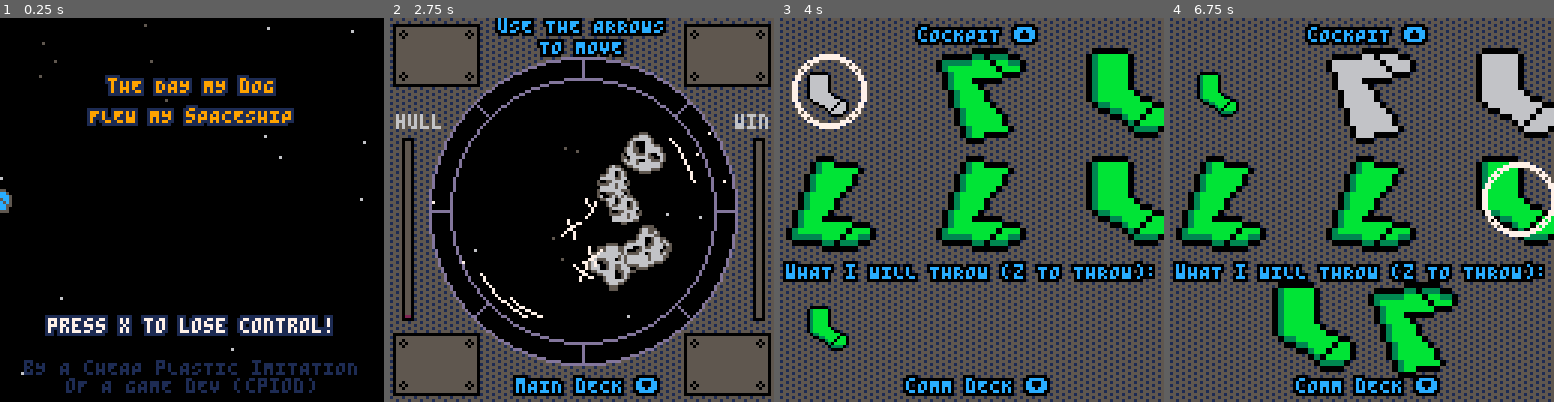
Above: before the commit, frames 1-4 (left to right).
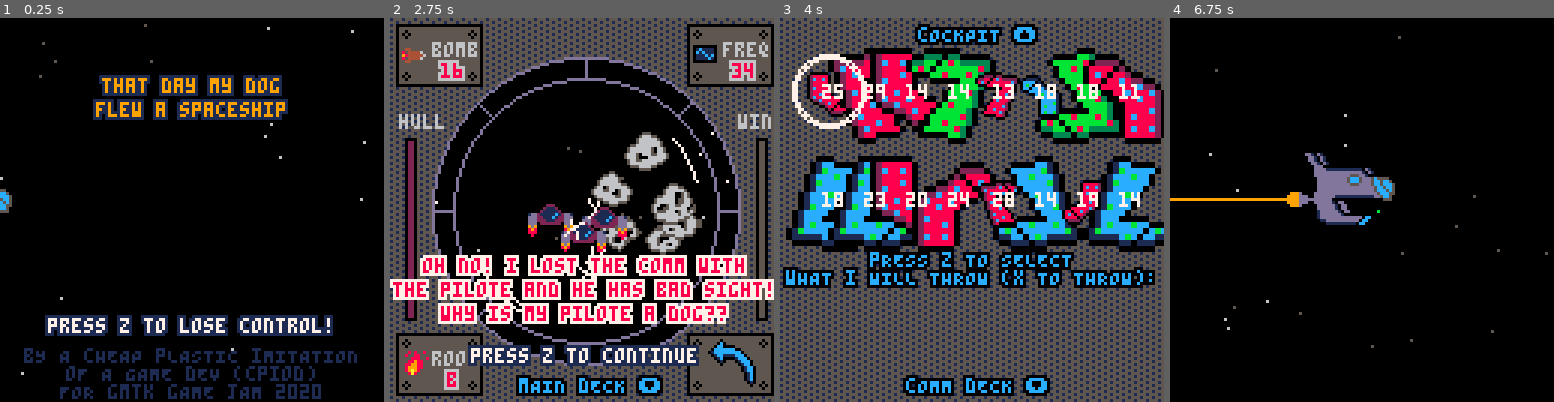
Above: after the commit, the same moments.

Repository: cpiod/that-day-my-dog-flew-a-spaceship
Game: PICO-8 cartridge gmtk.p8
The game is run twice, just before and just after one commit, with the same random seed, the same clock (stepped at 60 frames per second) and the same inputs.
Inputs:
- Up to frame 1 (0.25 s): no input
- Up to frame 2 (2.75 s): tap X (X key) at 0.33, 1.07, 1.85 s; tap O (Z key) at 0.7, 1.7, 2.1, 2.5 s; hold Right 1.6-2.1 s; hold Up 2.15-2.42 s; hold Right from 2.47 s (still down)
- Up to frame 3 (4 s): tap O (Z key) at 2.9, 3.3, 3.7 s; tap X (X key) at 2.97 s; release Right at 3.03 s; hold Left 3.08-3.58 s; hold Down 3.63-3.97 s
- Up to frame 4 (6.75 s): hold Right 4.02-4.68 s; tap X (X key) at 4.08, 5.2, 6.32 s; tap O (Z key) every 0.4 s from 4.1 to 6.5 s; hold Up 4.73-5.03 s; hold Left 5.08-5.68 s; hold Down 5.73-6.03 s; hold Right 6.08-6.58 s; hold Right from 6.63 s (still down)

The runs differ from the first frame. In frame 1, 8.2% of the frame differs, in the area x 6-93%, y 14-100%; in frame 2, 37%; in frame 3, 41%; in frame 4, 87%, in the area x 0-100%, y 0-100%.

Commit message:
Tweaks

Diff:
--- a/gmtk.p8
+++ b/gmtk.p8
@@ -1,14 +1,14 @@
 pico-8 cartridge // http://www.pico-8.com
 version 29
 __lua__
--- the day my dog got in charge
--- by a cheap plastic imitation of a game dev (cpiod)
+-- that day my dog flew a spaceship
+-- by cpiod
 -- submission to gmtk 2020
-t={1,1,2,2} --const
+
+-- const
+t={1,1,2,2}
 card={2,3}
-mem={{},{},nil,nil} -- the models
-flist={{1,0,0,0},{1,1,0,0},{1,1,0,0},{1,1,1,0},{1,1,1,0},{1,1,1,1}}
-nlist={6,8,8,12,12,16,16}
+flist={{1,1,1,1},{1,1,0,0},{1,1,0,0},{1,1,0,1},{1,1,0,1},{1,1,1,1}}
 
 function new_level()
 	lvl+=1
@@ -18,8 +18,10 @@
 	for i=1,4 do
 	 f[i]=f[i]==true or f[i]==1
 	end
-	n=nlist[lvl] -- todo
-	if(n==nil) n=nlist[#nlist]
+	n=6
+	if(f[2]) n+=2
+	if(f[3]) n+=4
+	if(f[4]) n+=4
 	o=gen_obj()
 	set,socks=gen_set(n)
 	assert(#set==n)
@@ -36,15 +38,21 @@
 end
 
 function _init()
-	hp=1
+ mem={{},{},nil,nil} -- the models
+	hp=60
 	win=0
+	cinem=0
 	bool=false -- cinem
 	stars={}
 	mstars={}
 	ast={}
 	shocks={}
+	shocksd={}
 	for i=1,4 do
 	 add_shock()
+	end
+	for i=1,4 do
+	 add_shock_dog()
 	end
 	expl={}
 	lvl=0
@@ -74,10 +82,16 @@
   -- animation title screen
   update_mstars()
   update_expl()
-  if(time()-t1>2) screen=10
- end
-
-	if screen==11 then
+  if(time()-t1>2) screen=10 cinem=1
+ end
+
+	if screen>=10 and screen<=12 and cinem!=0 and cinem!=4 then
+	 	if(btnp(🅾️)) cinem+=1
+	 	if(cinem==3) screen=11
+	 	if(cinem==6) screen=10
+ 	 if(cinem==8) cinem=0
+
+	elseif screen==11 then
 	-- selection screen
 	 -- movement
   if(btnp(⬅️)) sfx(12) curs=max(0,curs-2)
@@ -94,6 +108,7 @@
     screen=12
    end
   end
+  if(cinem==4) screen=11 -- don't change screen
   assert(curs>=0 and curs<n)
 
   -- selection
@@ -117,6 +132,7 @@
 
   -- confirm the selection
   if btnp(❎) and lsel==4 then
+   if(cinem==4) cinem=5
    screen=20
    for i=1,4 do
     sel[i]={sel[i],rnd(8)-4,rnd(16)-8,rnd()<.5,rnd()<.5}
@@ -124,14 +140,12 @@
    sfx(11)
    confirm_sel()
   end
-	end
-
-	if screen==10 then
+
+	elseif screen==10 then
 	 -- objective screen
 	 if(btnp(⬇️)) sfx(12) screen=11
-	end
-
-	if screen==12 then
+
+	elseif screen==12 then
 	 -- dog screen
 	 if(btnp(⬆️)) sfx(12) screen=11
 	end
@@ -140,7 +154,7 @@
 	 update_expl()
 	 update_mstars()
 	 -- game over / victory screen
-	 if(time()-t3>3 and (btnp(❎) or btnp(🅾️))) sfx(11) _init()
+	 if(time()-t3>4 and (btnp(❎) or btnp(🅾️))) sfx(11) _init()
 	end
 
 	-- animation update
@@ -166,6 +180,10 @@
    -- after screen 25
    if screen==26 then
     hp-=damage
+    for i=1,flr(damage/4) do
+     add_shock()
+     add_shock_dog()
+    end
     win+=win_pts
     if hp<=0 then
      screen=30 -- game over..
@@ -225,6 +243,8 @@
 -- regression learning
 
 all_ex={nil,nil,{},{}}
+nb={nil,nil,1,1}
+max_nb=3
 
 function get_equation(m,e)
  local s=""
@@ -266,15 +286,30 @@
  end
 end
 
-function mem_update_reg(ex,e,c,index)
+function mem_update_reg(e,c,index)
  local e1,e2,e3,e4=unpack(e)
- add(ex,{e1,e2,e3,e4,c})
+ local i=index
+ ex=all_ex[i]
+ ex[nb[i]]={e1,e2,e3,e4,c}
+ nb[i]+=1
+ if(nb[i]>max_nb) nb[i]=1
 -- for i=1,5 do
 --  printh(ex[1][i])
 -- end
  local m={}
  local ld=1000
 
+ -- some inertia for the current model
+ if mem[index]!=nil then
+  -- set ld
+  a,b,c,d=unpack(mem[index])
+  ld=-5 -- bonus
+  for k in all(ex) do
+   ld+=abs(k[5]-a*k[1]-b*k[2]-c*k[3]-d*k[4])
+  end
+  m=mem[index]
+ end
+
  -- a
  for i=1,4 do
   local d=0 -- no malus
@@ -288,61 +323,34 @@
   end
  end
 
- -- 2*a
- for i=1,4 do
-  local d=10 -- slight malus
-  for k in all(ex) do
-   d+=abs(k[5]-2*k[i])
-  end
-  if d<ld then
-   ld=d
-   m={0,0,0,0}
-   m[i]=2
-  end
- end
-
- -- a+b
- couple={{1,1,0,0},{0,1,1,0},{0,0,1,1},{1,0,1,0},{0,1,0,1},{1,0,0,1}}
- for l in all(couple) do
-  a,b,c,d=unpack(l)
-  local d=15 -- malus
-  for k in all(ex) do
-   d+=abs(k[5]-a*k[1]-b*k[2]-c*k[3]-d*k[4])
-  end
-  if d<ld then
-   ld=d
-   m=l
-  end
- end
-
- -- a-b
- couple={{1,-1,0,0},{0,1,-1,0},{0,0,1,-1},{1,0,-1,0},{0,1,0,-1},{1,0,0,-1},
-  {-1,1,0,0},{0,-1,1,0},{0,0,-1,1},{-1,0,1,0},{0,-1,0,1},{-1,0,0,1}}
- for l in all(couple) do
-  a,b,c,d=unpack(l)
-  local d=15 -- malus
-  for k in all(ex) do
-   d+=abs(k[5]-a*k[1]-b*k[2]-c*k[3]-d*k[4])
-  end
-  if d<ld then
-   ld=d
-   m=l
-  end
- end
-
- -- a+b-c
- couple={{1,1,-1,0},{-1,1,1,0},{-1,0,1,1},{1,0,1,0},{0,1,0,1},{1,-1,0,1},
- {1,1,0,-1},{0,1,1,-1},{0,-1,1,1},{1,0,1,0},{0,1,0,1},{1,0,-1,1}}
- for l in all(couple) do
-  a,b,c,d=unpack(l)
-  local d=30 -- big malus
-  for k in all(ex) do
-   d+=abs(k[5]-a*k[1]-b*k[2]-c*k[3]-d*k[4])
-  end
-  if d<ld then
-   ld=d
-   m=l
-  end
+ -- only freq has complex computations
+ if index==4 then
+	 -- 2*a
+	 for i=1,4 do
+	  local d=3 -- slight malus
+	  for k in all(ex) do
+	   d+=abs(k[5]-2*k[i])
+	  end
+	  if d<ld then
+	   ld=d
+	   m={0,0,0,0}
+	   m[i]=2
+	  end
+	 end
+
+	 -- a+b
+	 couple={{1,1,0,0},{0,1,1,0},{0,0,1,1},{1,0,1,0},{0,1,0,1},{1,0,0,1}}
+	 for l in all(couple) do
+	  a,b,c,d=unpack(l)
+	  local d=5 -- malus
+	  for k in all(ex) do
+	   d+=abs(k[5]-a*k[1]-b*k[2]-c*k[3]-d*k[4])
+	  end
+	  if d<ld then
+	   ld=d
+	   m=l
+	  end
+	 end
  end
 
  mem[index]=m
@@ -354,8 +362,8 @@
  local o={}
   o[1]=1+flr(rnd(card[1]))
   o[2]=1+flr(rnd(card[2]))
-  o[3]=flr(rnd(30)+5)
-  o[4]=flr(rnd(30)+5)
+  o[3]=10+flr(rnd(20))
+  o[4]=10+flr(rnd(40))
  return o
 end
 
@@ -368,7 +376,7 @@
   local l={}
 		l[1]=1+flr(rnd(2)) -- two sizes
 		l[2]=1+flr(rnd(3)) -- three colors
-		l[3]=flr(rnd(30))
+		l[3]=10+flr(rnd(20)) -- dots
   c1,c2,c3=unpack(col_sock[l[2]])
 --  if(not f[2]) c3=c2
   -- sprite, c1, c2, c3, flip_x
@@ -390,6 +398,17 @@
 
 function draw_shocks()
 	for sh in all(shocks) do
+	 local nspr,x,y,fx,fy=unpack(sh)
+	 spr(nspr,x,y,1,1,fx,fy)
+ end
+end
+
+function add_shock_dog()
+ add(shocksd,{72+flr(rnd(4)),30+rnd(68),11+rnd(50),rnd()<.5,rnd()<.5})
+end
+
+function draw_shocks_dog()
+	for sh in all(shocksd) do
 	 local nspr,x,y,fx,fy=unpack(sh)
 	 spr(nspr,x,y,1,1,fx,fy)
  end
@@ -430,7 +449,7 @@
 function init_ast()
  for i=1,7 do
  -- spr x y size flipx flipy deltat
-  a={0,rnd(20)-10,rnd(30)-15,.8+rnd(.4),rnd()<.5,rnd()<.5,rnd()}
+  a={0+flr(rnd(3))*2,rnd(20)-10,rnd(30)-15,.8+rnd(.4),rnd()<.5,rnd()<.5,rnd()}
   add(ast,a)
  end
 end
@@ -526,7 +545,7 @@
 	  else
 	   assert(t[i]==2)
     inter[i]={e,get_best_reg(mem[i],e)}
-		  mem_update_reg(all_ex[i],e,o[i],i)
+		  mem_update_reg(e,o[i],i)
 	  end
   end
  end
@@ -560,26 +579,31 @@
     pset(x+dx+20,y+dy+20,col)
    end
   end
-  if(screen==1 or screen==20) color(9) else color(8)
-  circfill(x-2,y+20,2+6*time()%2)
-  line(x+2,y+20,-1,y+20)
+  if((screen==1 and bool) or screen==20) color(9) else color(8)
+  if screen!=30 then
+   circfill(x-2,y+20,2+6*time()%2)
+   line(x+2,y+20,-1,y+20)
+  end
   spr(64,x,y,4,4)
   if screen==1 then
    -- asteroid collision
    local x2=128-120*(time()-t1)
    sspr(0,16,16,16,x2,50+x2/40,32,32)
    if x2<x+20 then
-    if(not bool) sfx(10,3) music(43,120) bool=true
+    if(not bool) sfx(10,3) bool=true --music(43,120)
     draw_expl(x,y)
    end
   elseif screen==0 then
-   prt("tHE DAY MY dOG",nil,20,9,1)
-   prt("FLEW MY sPACESHIP",nil,30,9,1)
-   if(time()%1<.8) prt("press x to lose control!",nil,100,7,1)
+   local dx=5*sin(time()/2)
+   prt("that day my dog",nil,20,9,1)
+   prt("flew a spaceship",nil,28,9,1)
+   if(time()%1<.8) prt("press z to lose control!",nil,100,7,1)
    local s="bY A cHEAP pLASTIC iMITATION"
-   ?s,64-2*#s,114,1
+   ?s,64-2*#s,110,1
    local s="oF A GAME dEV (cpiod)"
-   ?s,64-2*#s,120,1
+   ?s,64-2*#s,116,1
+   local s="FOR gmtk gAME jAM 2020"
+   ?s,64-2*#s,122,1
   elseif screen==30 then
    -- game over screen
    draw_expl(x,y)
@@ -588,17 +612,18 @@
    prt("and is getting destroyed.",nil,36,9,1)
    prt("you lose...",nil,44,9,1)
 
-   if(time()-t3>2) prt("(the dog is fine)",nil,60,9,1)
-   if(time()-t3>3 and time()%1<.8) prt("press x or z to restart",nil,100,7,1)
+   if(time()-t3>2) prt("(the dog is ok)",nil,60,9,1)
+   if(time()-t3>4 and time()%1<.8) prt("press x or z to restart",nil,100,7,1)
    palt(15,true)
    palt(14,false)
 
    local x=190-30*(time()-t3)
-   local y=90-10*(time()-t3)
+   local y=110-10*(time()-t3)
    nspr=132+4*flr(5*time()%2)
-   spr(nspr,x+10,y+28,4,4)
+   spr(nspr,x+10,y+20,4,4)
    spr(68,x,y,4,4)
    spr(128,x,y,4,4)
+   prt("tHIS IS FINE",x-50,y+20,13,1)
   elseif screen==31 then
    -- victory screen
    prt("congratulations!",nil,20,11,1)
@@ -619,16 +644,26 @@
 	  y_camera -= dy
 	 end
 	 camera(0,y_camera)
+  if cinem>=1 and cinem<=3 then
+   camera(flr(cos(2*time())+.5),y_camera+flr(sin(2.5*time())+.5))
+  end
 
 	 -- background
 	 fillp(░)
-	 rectfill(0,0,128,128*3,0x51)
+	 rectfill(-10,-10,128+10,128*3+10,0x51)
 	 fillp()
 	 circfill(64,64,51,0)
   draw_stars(64)
 
 	 -- asteroids
 	 if(o[1]==1) draw_ast(20) else draw_ast(-20)
+
+	 -- pirate
+	 if f[3] then
+	   spr(10+2*flr(3*time()%3),45,58+3*(cos(time()/3)),2,2)
+	   spr(10+2*flr((1.7+3*time())%3),63,59+3*(cos(time()/3)),2,2)
+	   spr(10+2*flr((2.4+3*time())%3),56,64+3*(cos(time()/3)),2,2)
+	 end
 
 	 -- glass
 	 circ(64,64,44,13)
@@ -650,28 +685,28 @@
 
   draw_block(98,105,28,20)
 	 if f[1] then
-	  if(time()%1<.8) spr(2,105,107,2,2,o[1]==1)
+	  if(2*time()%1<.8) spr(2,105,107,2,2,o[1]==1)
  	end
 
   draw_block(1,105,28,20)
  	if f[2] then
- 	 spr(16,4,111)
+ 	 if(2*time()%1<0.8) spr(16,4,111)
  	 ?"room",13,111,6
- 	 if(2*time()%1<0.8) prt(chr(96+o[2]),18,118,8,6)
+ 	 prt(chr(96+o[2]),18,118,8,6)
   end
 
   draw_block(1,2,28,20)
 	 if f[3] then
- 	 spr(1,3,8)
+ 	 if(2*time()%1<0.8) spr(1,3,8)
  	 ?"bomb",13,8,6
- 	 if(2*time()%1<0.8) prt(o[3],16,15,8,6)
+ 	 prt(o[3],16,15,8,6)
   end
 
   draw_block(98,2,28,20)
 	 if f[4] then
- 	 spr(17,100,8)
+ 	 if(2*time()%1<0.8) spr(17,100,8)
  	 ?"freq",110,8,6
- 	 if(2*time()%1<0.8) prt(o[4],113,15,8,6)
+ 	 prt(o[4],113,15,8,6)
   end
 
   ?"hull",2,32,6
@@ -679,18 +714,22 @@
   rectfill(4,40+(60-hp),7,100,2)
   rect(4,40,7,100,0)
 
-  ?"win",115,32,6
-  rectfill(121,40,124,100,5)
-	 rectfill(121,40+(60-win),124,100,3)
-	 rect(121,40,124,100,0)
-
-  prt("uSE THE ARROWS",nil,0,12,0)
-  prt("TO MOVE",nil,7,12,0)
+  if f[4] then
+   ?"win",115,32,6
+   rectfill(121,40,124,100,5)
+ 	 rectfill(121,40+(60-win),124,100,3)
+ 	 rect(121,40,124,100,0)
+ 	end
+
+  if(cinem==0) prt("uSE THE ARROWS",nil,0,12,0) prt("TO MOVE",nil,7,12,0)
   prt("mAIN dECK ⬇️",nil,120,12,0)
   prt("cOCKPIT ⬆️",nil,131,12,0)
   prt("cOMM dECK ⬇️",nil,248,12,0)
   prt("mAIN dECK ⬆️",nil,259,12,0)
-  prt("wHAT i WILL THROW (z TO THROW):",nil,210,12,0)
+  if cinem==0 or cinem==4 then
+   prt("pRESS z TO SELECT",nil,206,12,0)
+   prt("wHAT i WILL THROW (x TO THROW):",nil,212,12,0)
+  end
 
 	 -- set
   local step=100/(flr((n-1)/2))
@@ -711,8 +750,10 @@
   end
 
     -- cursor
-  circ(16+step*flr(curs/2),128+24+36*flr(curs%2),12,7)
-  circ(16+step*flr(curs/2),128+24+36*flr(curs%2),11,7)
+  if cinem==0 or cinem==4 then
+   circ(16+step*flr(curs/2),128+24+36*flr(curs%2),12,7)
+   circ(16+step*flr(curs/2),128+24+36*flr(curs%2),11,7)
+  end
 
 
   pal()
@@ -755,14 +796,44 @@
   end
 
   if mem[3]!=nil then
-   prt("bomb FORMULA:",nil,345,15,0)
-   prt(display_equ(mem[3]),nil,352,15,0)
+   prt("bomb FORMULA:",nil,345,15,0,15)
+   prt(display_equ(mem[3]),nil,352,15,0,15)
   end
 
   if mem[4]!=nil then
-   prt("freq FORMULA:",nil,360,12,0)
-   prt(display_equ(mem[4]),nil,367,12,0)
-  end
+   prt("freq FORMULA:",nil,360,12,0,15)
+   prt(display_equ(mem[4]),nil,367,12,0,15)
+  end
+
+  if cinem==1 then
+   prt("oh no! i lost the comm with",nil,80,8,7)
+   prt("the pilote and he has bad sight!",nil,88,8,7)
+   prt("why is my pilote a dog??",nil,96,8,7)
+   prt("press z to continue",nil,110,7,1)
+  elseif cinem==2 then
+   prt("asteroids ahead! we need",nil,80,8,7)
+   prt("to go "..msgo[1][o[1]].." to avoid them.",nil,88,8,7)
+   prt("how to tell my dog?",nil,96,8,7)
+   prt("he can't even read...",nil,104,8,7)
+  elseif cinem==3 then
+   prt("all i have to regain control",nil,128+80,8,7)
+   prt("are socks... if i throw socks",nil,128+88,8,7)
+   prt("at him, maybe i can train him!",nil,128+96,8,7)
+  elseif cinem==5 then
+   prt("he can still tell me",nil,256+80,8,7)
+   prt("what he understands!",nil,256+88,8,7)
+   prt("so i know what he has learnt.",nil,256+96,8,7)
+  elseif cinem==6 then
+   prt("oh no, a fire in "..msgo[2][o[2]].."! my dog",nil,80,8,7)
+   prt("needs to handle it. i will use",nil,88,8,7)
+   prt("socks colour to tell him.",nil,96,8,7)
+  elseif cinem==7 then
+   prt("dev advice:",nil,80,11,0)
+   prt("there are no \"good\" answers.",nil,88,11,0)
+   prt("the dog should be clever enough",nil,96,11,0)
+   prt("to understand you. good luck!",nil,104,11,0)
+  end
+
  elseif screen>=20 and screen<=25 then
   -- interpretation screens
   palt()
@@ -792,6 +863,8 @@
 	 end
 
 	 pal()
+	 palt(14,true)
+	 draw_shocks_dog()
 	 palt(14,false)
 	 palt(15,true)
 	 palt(0,false)
@@ -803,33 +876,38 @@
 	 if screen==21 or screen==22 then
 	  local i=screen-20
 	  local e,k=unpack(inter[i])
+	  local y=60
 	  if i==1 then
-	   prt("avoid the asteroid",nil,73,12,0)
+	   prt("avoid the asteroid",nil,y,12,0)
 	  else
-	   prt("room in fire",nil,73,12,0)
+	   prt("room in fire",nil,y,12,0)
    end
 
-	  prt("tHE SOCKS ARE",nil,80,9,0)
-	  prt(get_msgf(e,i),nil,87,9,0)
+	  prt("tHE SOCKS ARE",nil,y+8,9,0)
+	  prt(get_msgf(e,i),nil,y+15,9,0)
 
 	  if k[1]==nil then
-	   prt("i HAVE NO IDEA WHAT i'M DOING!",nil,94,9,0)
-	   prt("lET'S CHOOSE "..msgo[i][k[5]],nil,101,9,0)
+	   prt("i HAVE NO IDEA WHAT i'M DOING!",nil,y+22,9,0)
+	   prt("i TRY SOMETHING NEW: "..msgo[i][k[5]],nil,y+29,9,0)
 	  elseif k[6]==0 then
-	   prt("i KNOW IT!",nil,94,9,0)
-	   prt("i CHOOSE "..msgo[i][k[5]],nil,101,9,0)
+	   prt("i KNOW IT!",nil,y+22,9,0)
+	   prt("i CHOOSE "..msgo[i][k[5]],nil,y+29,9,0)
 	  else
- 	  prt("tHE CLOSEST i KNOW IS",nil,94,9,0)
-	   prt(get_msgf(k,i),nil,101,9,0)
-	   prt("tHEN, i HAD TO CHOOSE "..msgo[i][k[5]],nil,108,9,0)
+ 	  prt("tHE CLOSEST i KNOW IS",nil,y+22,9,0)
+	   prt(get_msgf(k,i),nil,y+29,9,0)
+	   prt("aND THE SOLUTION WAS "..msgo[i][k[5]],nil,y+36,9,0)
    end
+
+   if(time()%1<.8 and inter[i][2][5]!=o[i]) then
+	   prt("error!",nil,y+46,8,0)
+	  end
 
   elseif screen==23 or screen==24 then
    local i=screen-20
    if i==3 then
 	   prt("shoot the bomb",nil,73,12,0)
 	  else
-	   prt("find the police frequency",nil,73,12,0)
+	   prt("listen the emergency frequency",nil,73,12,0)
    end
 
 	  local e,l=unpack(inter[i])
@@ -847,7 +925,7 @@
 	  win_pts=0
 	  if f[1] then
 	   if inter[1][2][5]!=o[1] then
-	    prt("wE COLLIDE THE ASTEROIDS!",nil,y,0,8)
+	    prt("wE COLLIDE WITH THE ASTEROIDS!",nil,y,0,8)
 	    prt("hull damage: 5",nil,y+8,0,8)
 	    damage+=5
 	   else
@@ -858,8 +936,8 @@
 	  if f[2] then
 	   if inter[2][2][5]!=o[2] then
 	    prt("tHE FIRE SPREADS!",nil,y,0,8)
-	    prt("hull damage: 8",nil,y+8,0,8)
-	    damage+=8
+	    prt("hull damage: 4",nil,y+8,0,8)
+	    damage+=4
 	   else
 	    prt("tHE FIRE IS PUT OUT",nil,y,0,6)
     end
@@ -869,12 +947,12 @@
 	   if abs(inter[3][2][2]-o[3])<=1 then
 	    prt("tHE BOMB IS NEUTRALIZED",nil,y,0,6)
 	   elseif abs(inter[3][2][2]-o[3])<=3 then
-	    prt("tHE BOMB EXPLOSED FAR AWAY",nil,y,0,9)
+	    prt("tHE BOMB EXPLODED FAR AWAY",nil,y,0,9)
 	    prt("hull damage: 1",nil,y+8,0,9)
 	    damage+=1
 	   else
 	    local d=flr(abs(inter[3][2][2]-o[3])/3)+2
-	    prt("tHE BOMB EXPLOSED NEAR US!",nil,y,0,8)
+	    prt("tHE BOMB EXPLODED NEAR US!",nil,y,0,8)
 	    prt("hull damage: "..d,nil,y+8,0,8)
 	    damage+=d
 	   end
@@ -882,13 +960,17 @@
 	  y+=20
 	  if f[4] then
 	   if inter[4][2][2]==o[4] then
-	    prt("wE COULD SPOKE TO THE POLICE!",nil,y,0,11)
+	    prt("WE GOT A CLEAR SIGNAL!",nil,y,0,11)
 	    prt("win point: 15",nil,y+8,0,11)
 	    win_pts=15
-	   elseif abs(inter[4][2][2]-o[4])<=1 then
-	    prt("wE COULD SPOKE TO THE POLICE!",nil,y,0,11)
+	   elseif abs(inter[4][2][2]-o[4])<=3 then
+	    prt("wE GOT SOMETHING ON THE RADIO!",nil,y,0,11)
 	    prt("win point: 10",nil,y+8,0,11)
 	    win_pts=10
+	   elseif abs(inter[4][2][2]-o[4])<=8 then
+	    prt("tHE RADIO CRACKLES A LOT.",nil,y,0,11)
+	    prt("win point: 5",nil,y+8,0,11)
+	    win_pts=5
 	   else
 	    prt("wRONG FREQUENCY. nO SIGNAL...",nil,y,0,6)
 	   end
@@ -902,7 +984,7 @@
 	   prt("total hull damage: "..damage,nil,y,0,8)
    end
 	 end
-  prt("pRESS x TO CONTINUE",nil,121,12,0)
+  prt("pRESS z TO CONTINUE",nil,121,12,0)
  else
   assert(false)
  end
@@ -965,7 +1047,7 @@
 
 function draw_nb(x_center,y_center,set)
  ?set[3],x_center-2,y_center-4,7
- if(n<=8) print("DOTS",x_center-6,y_center+1,7)
+ if(n<=12) print("DOTS",x_center-6,y_center+1,7)
 end
 
 msgf={{"big","small"},{"green","red","blue"}}
Not shown, changed: 162 lines of the sprite sheet (__gfx__) section of gmtk.p8
Not shown, changed: the thumbnail (__label__) section of gmtk.p8
